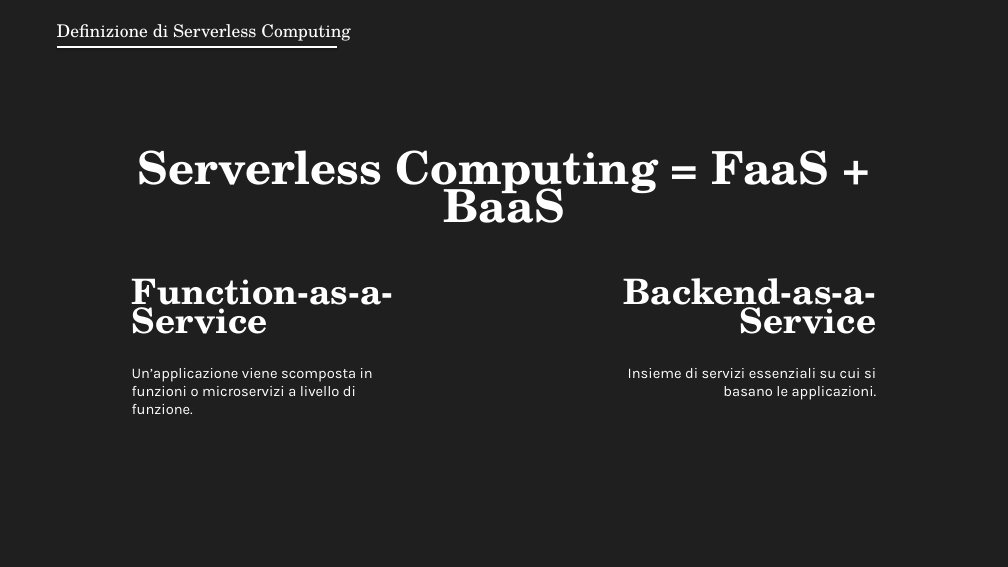
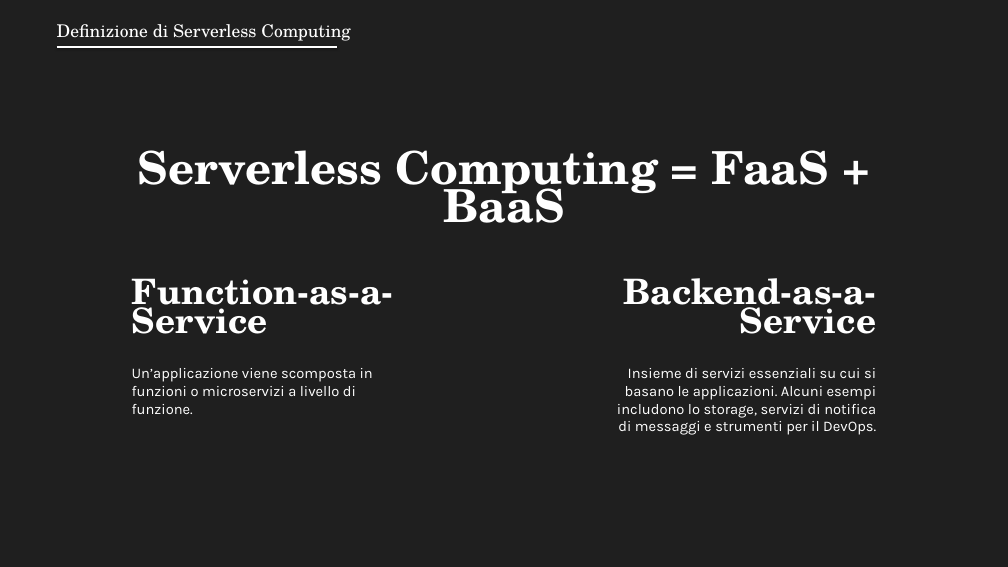
Before and after one commit to DavideDeRosa/tesi_ipim, a slide deck: slide 14 of presentazione/presentazione.pptx. Drawn at 1008x567 pixels with LibreOffice and Linux fonts; fonts in the diff are those of the drawing. Boxes give left, top, right and bottom in pixels: in the first picture for what was removed or moved away, otherwise in the second. Text is boxed around its words. In the diff, an @@ line names an element or a change of style, - is before the commit and + after.

```diff
--- a/presentazione/presentazione.pptx
+++ b/presentazione/presentazione.pptx
@@ text at bbox=[617, 368, 877, 435]: text changed @@
-Insieme di servizi essenziali su cui si basano le applicazioni.
+Insieme di servizi essenziali su cui si basano le applicazioni. Alcuni esempi includono lo storage, servizi di notifica di messaggi e strumenti per il DevOps.
```
Also in this commit, not shown: 11 other slides changed, 1 other file.
